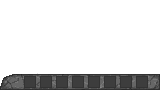
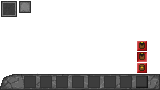
Comparing the layer stacks of the two 160x90 images. Changes:
added group "Inv Slot" with 2 layers above "Menu Box" over [19, 1, 31, 13]
added layer "Layer 18" (50%) in group "Inv Slot" over [20, 2, 30, 13]
added layer "Inv Button copy" in group "Inv Slot" over [19, 1, 31, 13]
added group "Menu Box" with 5 layers above "Inv Button" over [1, 1, 31, 17]
added layer "Inner effect" (50%) in group "Menu Box" over [3, 3, 15, 15]
added layer "Outer Edge effect" (50%) in group "Menu Box" over [1, 1, 17, 17]
added layer "Rectangle 4 copy" in group "Menu Box" over [1, 1, 17, 17]
added group "Inv Button" (1st of 2) with 12 layers above "Layer 10" over [136, 41, 148, 88]
added layer "Layer 17 copy" in group "Inv Button" over [139, 42, 145, 49]
added layer "Layer 17" in group "Inv Button" over [139, 53, 145, 60]
added layer "Layer 16" in group "Inv Button" over [139, 64, 145, 71]
added layer "Rectangle 2 copy" in group "Inv Button" over [137, 52, 147, 62]
added layer "Rectangle 2" (1st of 2, in "Inv Button") in group "Inv Button" over [137, 41, 147, 51]
added layer "Rectangle 2" (2nd of 2, in "Inv Button") in group "Inv Button" over [137, 63, 147, 73]
renamed "Rectangle 1 copy" to "Inv Button", moved it into group "Inv Button" over [136, 76, 148, 88]
